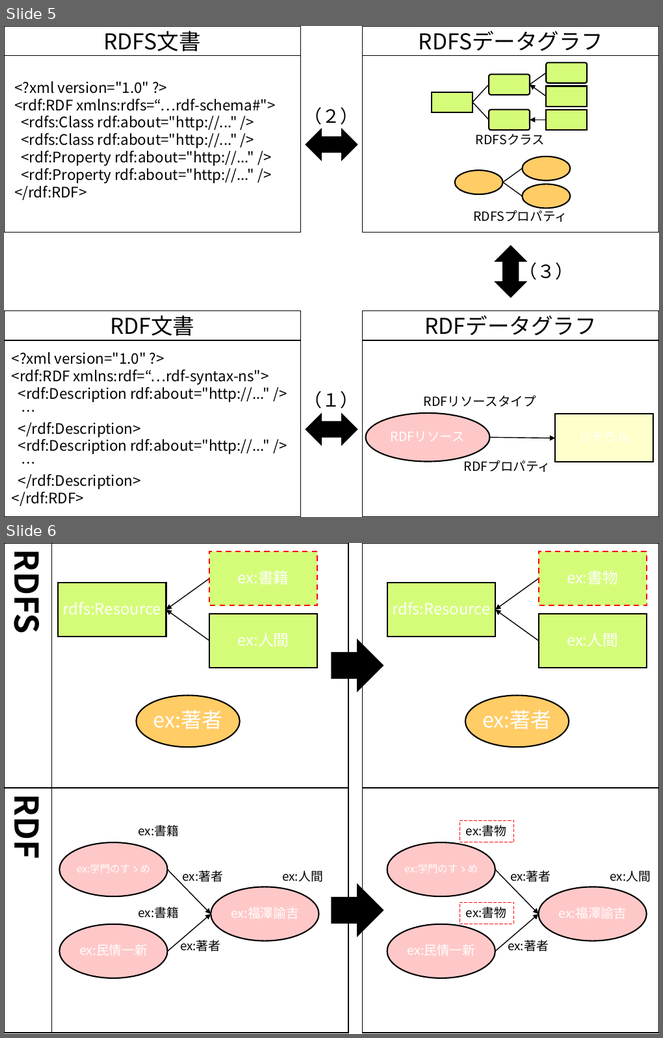
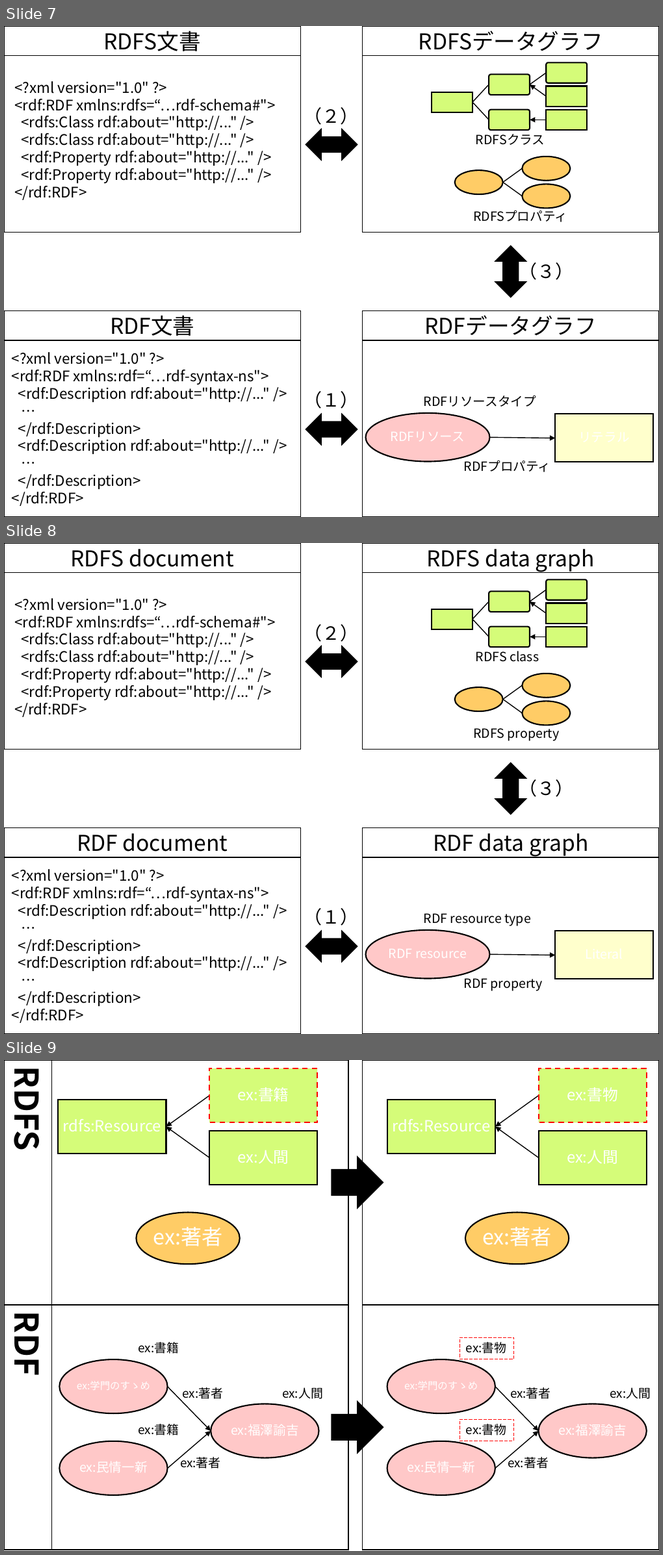
Before and after one commit to mr-3/mrcube-ja-docs, a slide deck: docs/source/figures/mrcube_figures.pptx. Shown one above the other, each under a label of ours: slides 5 and 6 before the commit, slides 7, 8 and 9 after it. The pictures are 663x1038 and 663x1555 pixels, drawn with LibreOffice and Linux fonts; fonts in the diff are those of the drawing. Boxes give left, top, right and bottom in pixels: in the first picture for what was removed or moved away, otherwise in the second. Text is boxed around its words. In the diff, an @@ line names an element or a change of style, - is before the commit and + after.

```diff
--- a/docs/source/figures/mrcube_figures.pptx
+++ b/docs/source/figures/mrcube_figures.pptx
@@ slide 8 added at (x1=4, y1=543, x2=659, y2=1034), background #FFFFFF @@
@@ rectangle added at (x1=4, y1=543, x2=301, y2=750), fill #FFFFFF, outline #000000 1 pt @@
@@ rectangle added at (x1=4, y1=543, x2=301, y2=572), fill #FFFFFF, outline #000000 1 pt, 24 pt, text #000000 @@
+RDFS document
@@ rectangle added at (x1=362, y1=543, x2=659, y2=750), fill #FFFFFF, outline #000000 1 pt @@
@@ rectangle added at (x1=362, y1=543, x2=659, y2=572), fill #FFFFFF, outline #000000 1 pt, 24 pt, text #000000 @@
+RDFS data graph
@@ text added at (x1=14, y1=598, x2=275, y2=717), 16 pt, text #000000 @@
+<?xml version="1.0" ?>
+<rdf:RDF xmlns:rdfs=“…rdf-schema#">
+<rdfs:Class rdf:about="http://..." />
+<rdfs:Class rdf:about="http://..." />
+<rdf:Property rdf:about="http://..." />
+<rdf:Property rdf:about="http://..." />
+</rdf:RDF>
@@ text added at (x1=304, y1=624, x2=358, y2=642), 20 pt, text #000000 @@
+（２）
@@ group added at (x1=432, y1=579, x2=587, y2=647): 5 freeform shapes, 3 rectangles, 3 rounded rectangles @@
@@ left right arrow added at (x1=306, y1=646, x2=358, y2=677), fill #000000, outline #000000 1 pt @@
@@ text added at (x1=476, y1=651, x2=539, y2=662), 14 pt, text #000000 @@
+RDFS class
@@ group added at (x1=455, y1=674, x2=570, y2=725): 3 ellipses, 2 freeform shapes @@
@@ text added at (x1=473, y1=725, x2=560, y2=741), 14 pt, text #000000 @@
+RDFS property
@@ up down arrow added at (x1=495, y1=763, x2=526, y2=815), fill #000000, outline #000000 1 pt @@
@@ text added at (x1=519, y1=777, x2=573, y2=800), 20 pt, text #000000 @@
+（３）
@@ rectangle added at (x1=4, y1=828, x2=301, y2=1034), fill #FFFFFF, outline #000000 1 pt @@
@@ rectangle added at (x1=4, y1=828, x2=301, y2=858), fill #FFFFFF, outline #000000 1 pt, 24 pt, text #000000 @@
+RDF document
@@ rectangle added at (x1=362, y1=828, x2=659, y2=1034), fill #FFFFFF, outline #000000 1 pt @@
@@ rectangle added at (x1=362, y1=828, x2=659, y2=858), fill #FFFFFF, outline #000000 1 pt, 24 pt, text #000000 @@
+RDF data graph
@@ text added at (x1=12, y1=869, x2=270, y2=1023), 16 pt, text #000000 @@
+<?xml version="1.0" ?>
+<rdf:RDF xmlns:rdf=“…rdf-syntax-ns">
+<rdf:Description rdf:about="http://..." />
+…
+</rdf:Description>
+<rdf:Description rdf:about="http://..." />
+…
+</rdf:Description>
+</rdf:RDF>
@@ text added at (x1=304, y1=908, x2=358, y2=926), 20 pt, text #000000 @@
+（１）
@@ left right arrow added at (x1=306, y1=932, x2=358, y2=962), fill #000000, outline #000000 1 pt @@
@@ text added at (x1=424, y1=913, x2=531, y2=927), 14 pt, text #000000 @@
+RDF resource type
@@ group added at (x1=365, y1=930, x2=653, y2=979): 1 rectangle, 1 freeform shape, 1 ellipse, 1 text @@
+RDF resource
@@ text added at (x1=464, y1=979, x2=543, y2=991), 14 pt, text #000000 @@
+RDF property
@@ what was slide 5 is now slide 7 @@
@@ what was slide 6 is now slide 9 @@
```
Also in this commit, not shown: 4 slides changed, 11 other slides added, 5 other files.
